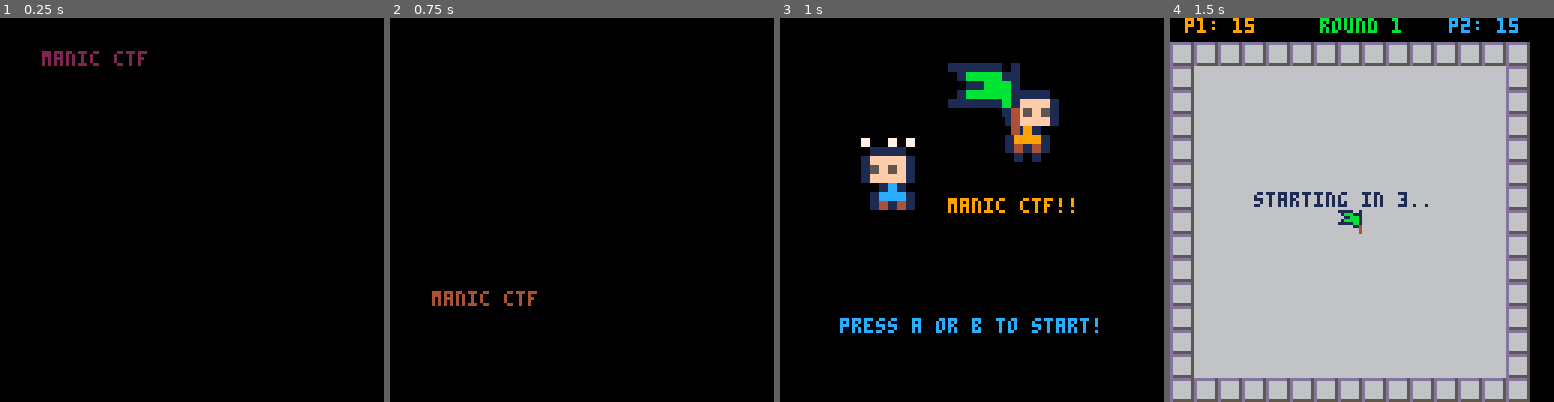
Above: before the commit, frames 1-4 (left to right).
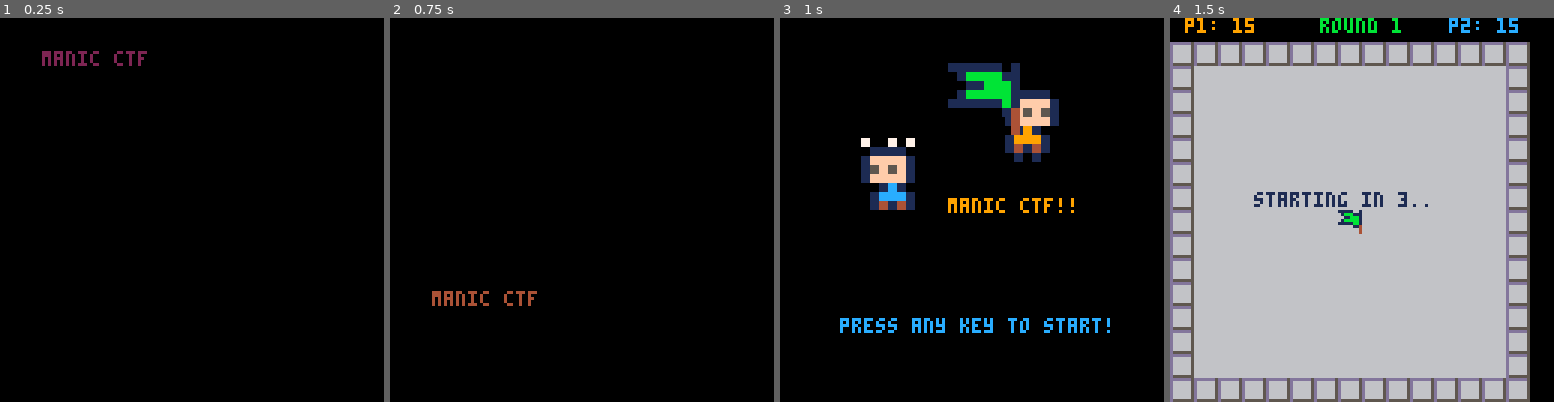
Above: after the commit, the same moments.

Repository: King-Swood/pico-8-fun
Game: PICO-8 cartridge manicctf.p8
Same seed, same stepped clock (60 frames per second), same inputs: the game is played once before the commit and once after it.
Inputs:
- Up to frame 1 (0.25 s): no input
- Up to frame 2 (0.75 s): tap X (X key) at 0.33 s; tap O (Z key) at 0.7 s
- Up to frame 3 (1 s): no input
- Up to frame 4 (1.5 s): tap X (X key) at 1.07 s

Frames 1-2 are identical in both runs. In frame 3, 0.8% of the frame differs, in the area x 37-86%, y 78-83%; in frame 4, nothing differs.

Commit message:
Added sound effects to manicctf

Diff:
--- a/manicctf.p8
+++ b/manicctf.p8
@@ -11,7 +11,6 @@
 --		at the end of the game, divide this value by the number of rounds.
 --		then compare the times between the players to come up with the messages.
 
--- todo: add sound effects
 -- todo: setup on raspberry pi to do some playtesting with sarah.
 
 -- enabledebug = true
@@ -21,6 +20,10 @@
 
 function _init()
 	title_init()
+end
+
+function anykey_pressed()
+	return (btnp() ~= 0)
 end
 
 function title_init()
@@ -82,7 +85,7 @@
 end
 
 function skipscreen()
-	if (btnp(4,0) or btnp(5,0) or btnp(4,0) or btnp(5,0)) then
+	if (anykey_pressed()) then
 		return true
 	else
 		return false
@@ -106,7 +109,7 @@
 end
 
 function menu_update()
-	if (btnp(4) or btnp(5)) game_init()
+	if (anykey_pressed()) game_init()
 end
 
 function menu_draw()
@@ -120,7 +123,7 @@
 	anim_update(menu.flag)
 	anim_draw_scale(menu.flag,3)
 	print("manic ctf!!",56,60,9)
-	print("press a or b to start!",20,100,12)
+	print("press any key to start!",20,100,12)
 end
 
 function game_init()
@@ -196,6 +199,11 @@
 				g.playerstats[i].endtimeleft += g.playerstats[i].wintimer
 			end
 			g.roundcomplete = true
+			if game_has_finished(g) then
+				sfx(2)
+			else
+				sfx(1)
+			end
 		else
 			foreach(g.players,player_update)
 			players_check_collisions()
@@ -236,7 +244,7 @@
 			if game_has_finished(self) then
 				print("player " ..(i).. " won the game!!",14,61,1)
 				if g.scoretimer==0 then
-					print("press a or b to finish",20,100,12)
+					print("press any key to finish",20,100,12)
 				end
 			else
 				print("player " ..(i).. " won the round!!",14,61,1)
@@ -460,6 +468,7 @@
 				if (sametile(p, game.flag)) then
 					game.flag.visible = false
 					p.flag = true
+					sfx(1)
 				end
 			end
 		end
@@ -475,8 +484,10 @@
 		if (self.xlast ~= self.x) or (self.ylast ~= self.y) then
 			if self.curanim == "initial" then
 				anim_set(self,"walk")
+				sfx(3)
 			elseif self.curanim == "walk" then
 				anim_set(self,"initial")
+				sfx(4)
 			end
 		end
 		self.xlast = self.x
@@ -507,6 +518,7 @@
 		anim_set(self,"fallen")
 		self.falltimer = 0
 		player_move_random(self)
+		sfx(0)
 	end
 end
 
Not shown, changed: the sound effects (__sfx__) section of manicctf.p8
